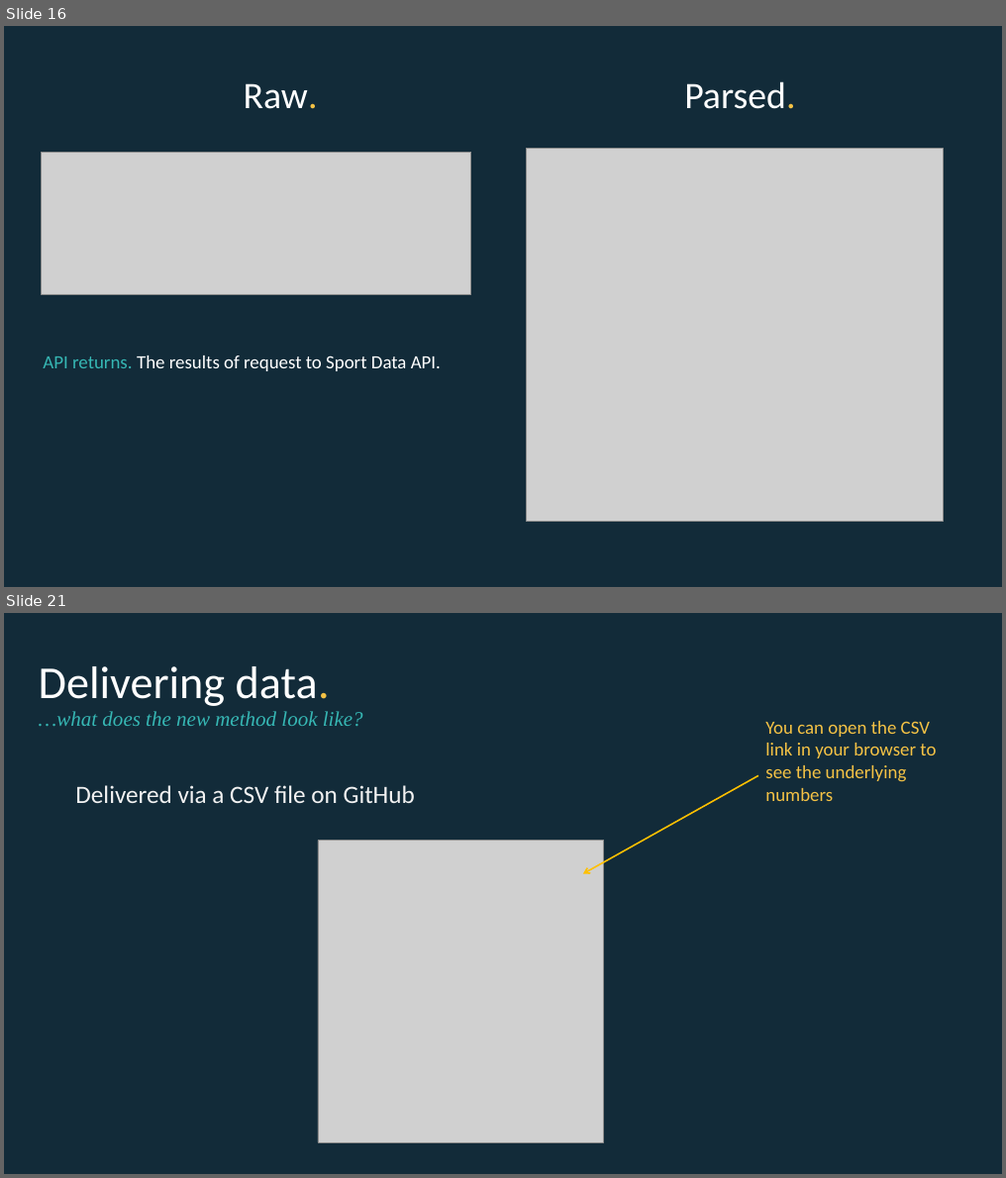
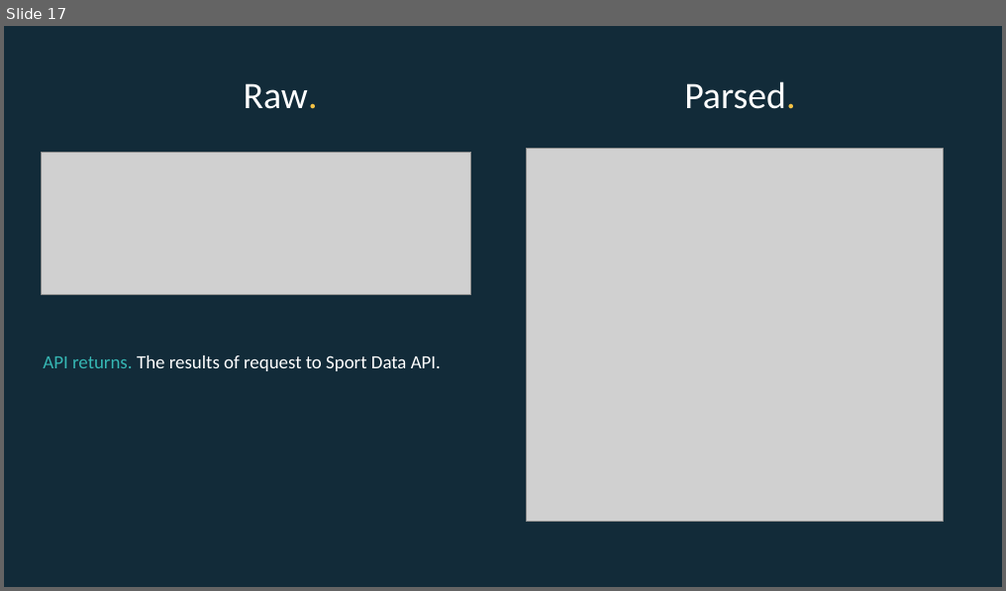
Before and after one commit to EconomicsObservatory/courses, a slide deck: 1/1_Charts_as_data.pptx. Shown one above the other, each under a label of ours: slides 16 and 21 before the commit, slide 17 after it; the slides between them are not shown. The pictures are 1006x1178 and 1006x591 pixels, drawn with LibreOffice and Linux fonts; fonts in the diff are those of the drawing; grey boxes stand for pictures. Boxes give left, top, right and bottom in pixels: in the first picture for what was removed or moved away, otherwise in the second. Text is boxed around its words. In the diff, an @@ line names an element or a change of style, - is before the commit and + after.

```diff
--- a/1/1_Charts_as_data.pptx
+++ b/1/1_Charts_as_data.pptx
@@ slide 21 removed at (4, 613, 1002, 1174), background #122B39 @@
@@ text removed at (39, 666, 363, 726) @@
-Delivering data.
-…what does the new method look like?
@@ text removed at (765, 721, 936, 801) @@
-You can open the CSV link in your browser to see the underlying numbers
@@ text removed at (75, 785, 415, 803) @@
-  Delivered via a CSV file on GitHub
@@ arrow removed from (758, 775) to (583, 874) @@
@@ picture removed at (318, 841, 604, 1143) @@
@@ what was slide 16 is now slide 17 @@
```
Also in this commit, not shown: 7 slides changed, 20 slides added, 5 other slides removed.
